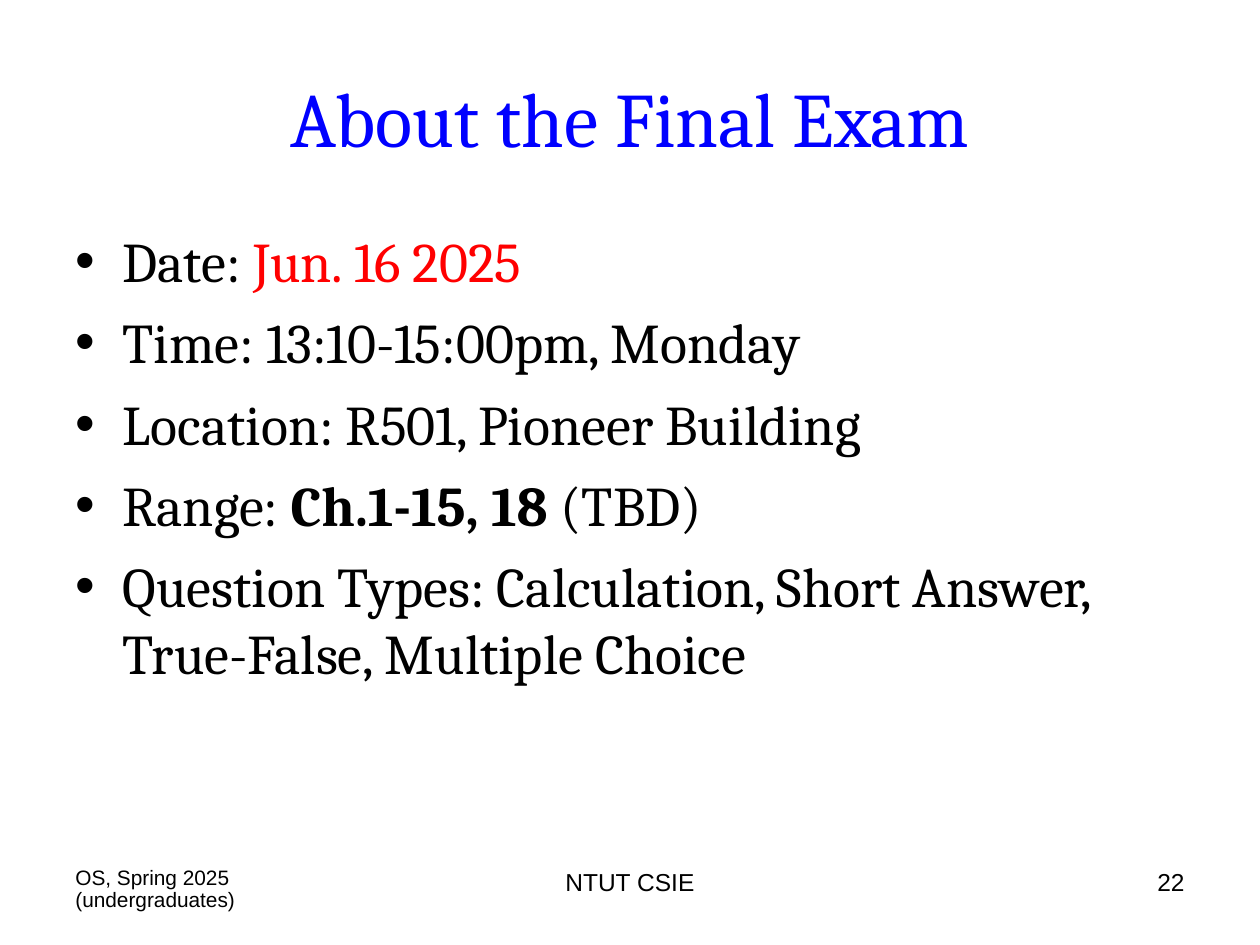
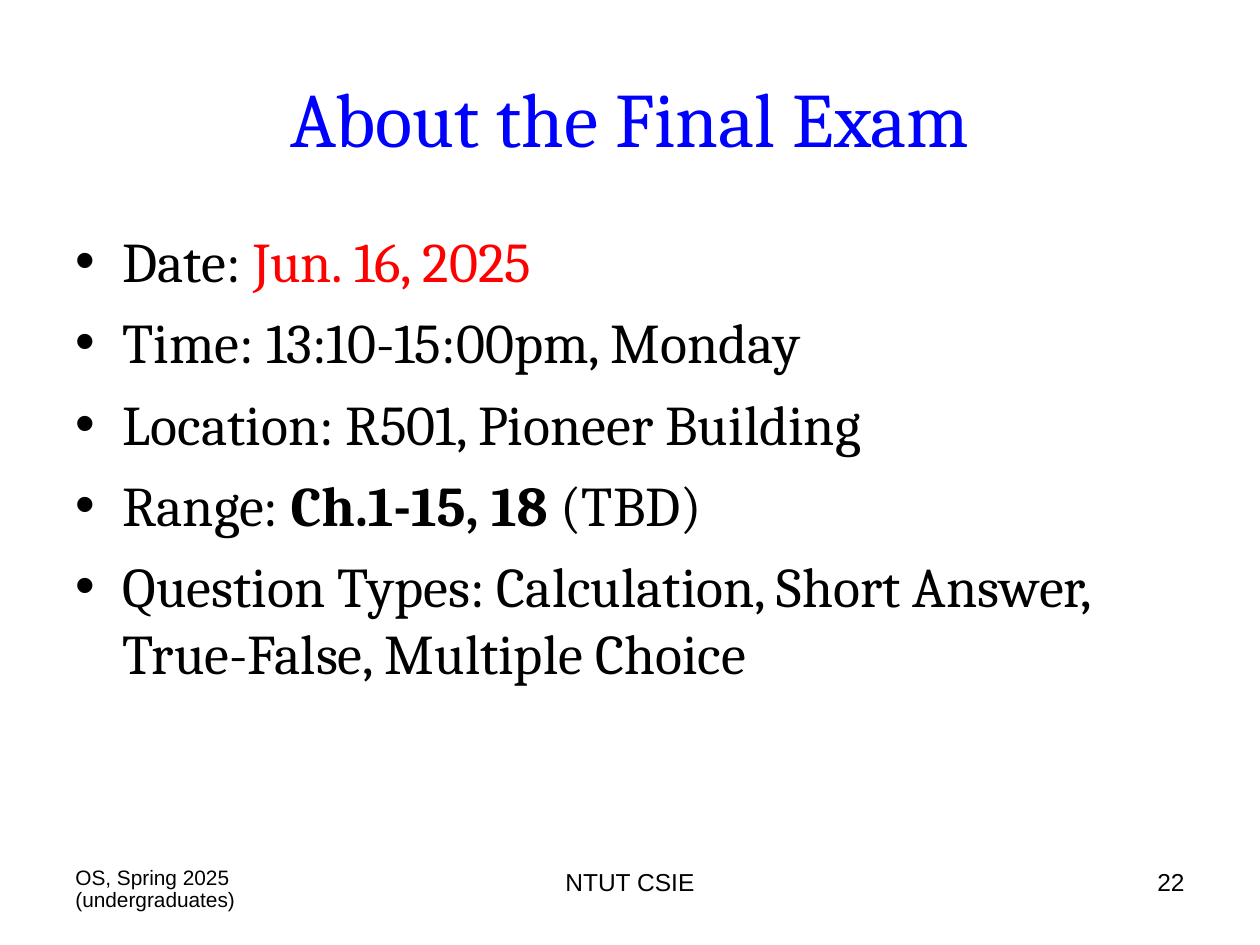
Before and after one commit to chriswjh/chriswjh.github.io, a slide deck: slide 22 of OSu/00-Overview.ppt. Drawn at 1260x945 pixels with LibreOffice and Linux fonts; fonts in the diff are those of the drawing. Boxes give left, top, right and bottom in pixels: in the first picture for what was removed or moved away, otherwise in the second. Text is boxed around its words. In the diff, an @@ line names an element or a change of style, - is before the commit and + after.

```diff
--- a/OSu/00-Overview.ppt
+++ b/OSu/00-Overview.ppt
@@ text at [123, 244, 531, 293]: text changed @@
-• Date: Jun. 16 2025
+• Date: Jun. 16, 2025
```
Also in this commit, not shown: 1 other slide changed.
